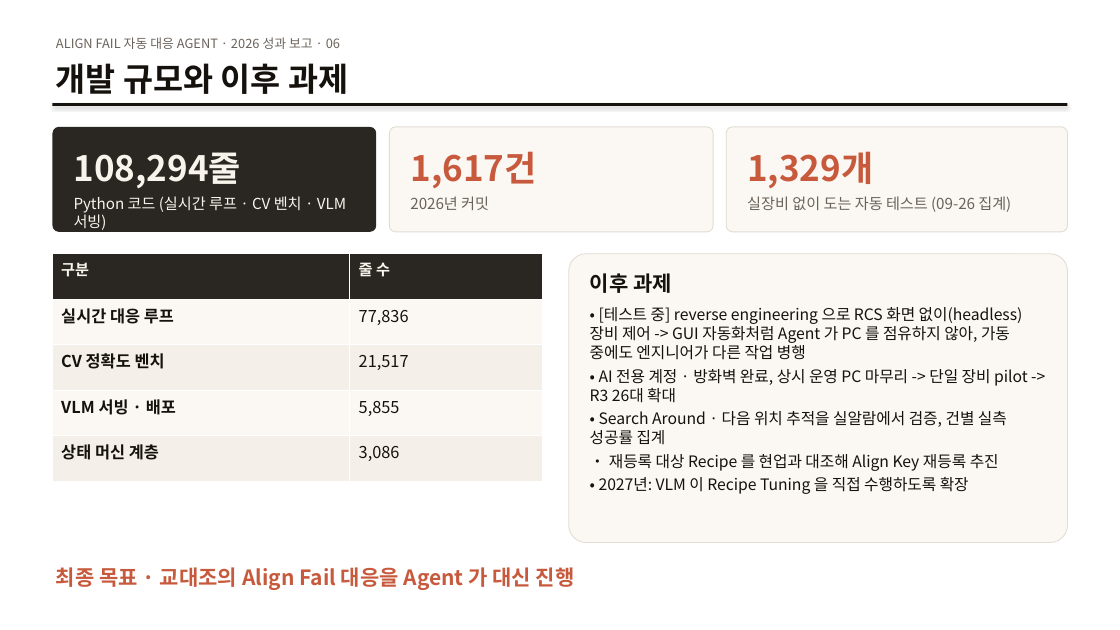
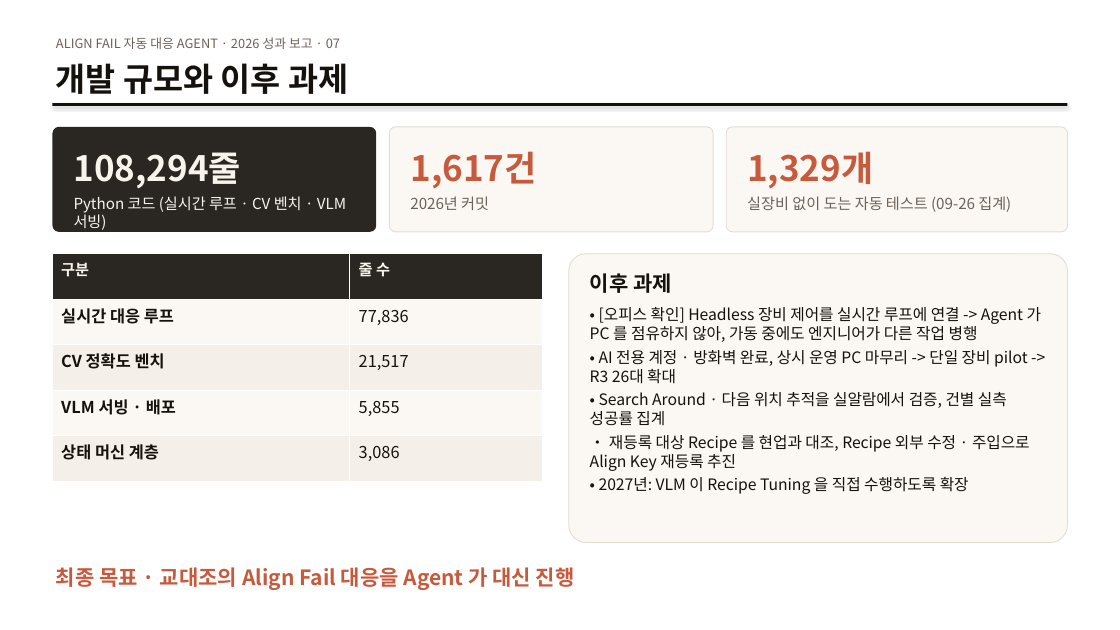
Before and after one commit to DarrenKoi/auto_recipe_creator, a slide deck: slide 8 of docs/project_progress/Align_Tuning_Agent_2026_year_end.pptx (slide 7 before the commit). Drawn at 1120x630 pixels with LibreOffice and Linux fonts; fonts in the diff are those of the drawing. Boxes give left, top, right and bottom in pixels: in the first picture for what was removed or moved away, otherwise in the second. Text is boxed around its words. In the diff, an @@ line names an element or a change of style, - is before the commit and + after.

```diff
--- a/docs/project_progress/Align_Tuning_Agent_2026_year_end.pptx
+++ b/docs/project_progress/Align_Tuning_Agent_2026_year_end.pptx
@@ text at [56,37,340,49]: text changed @@
-ALIGN FAIL 자동 대응 AGENT · 2026 성과 보고 · 06
+ALIGN FAIL 자동 대응 AGENT · 2026 성과 보고 · 07
@@ text at [590,307,1041,342]: text changed @@
-• [테스트 중] reverse engineering 으로 RCS 화면 없이(headless) 장비 제어 -> GUI 자동화처럼 Agent 가 PC 를 점유하지 않아, 가동 중에도 엔지니어가 다른 작업 병행
+• [오피스 확인] Headless 장비 제어를 실시간 루프에 연결 -> Agent 가 PC 를 점유하지 않아, 가동 중에도 엔지니어가 다른 작업 병행
@@ text at [590,435,1030,471]: text changed @@
-• 재등록 대상 Recipe 를 현업과 대조해 Align Key 재등록 추진
+• 재등록 대상 Recipe 를 현업과 대조, Recipe 외부 수정 · 주입으로 Align Key 재등록 추진
```
Also in this commit, not shown: 3 other slides changed, 1 slide added, 11 other files.
